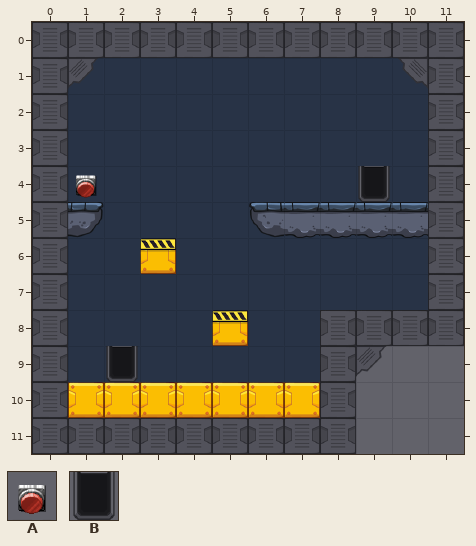
Tiled map, stored at assets/tiles/room003.tmx. Above, as it was before the edit.
Cells are 64x64 px. Shown: x 0..11, y 0..11.
Key: from "jumpruntiles01": A 26, B 107.
Objects are placed by their top-left corner, in cells (3,4 is the top-left corner of cell 3,4); size is 1x1 cell unless given.
Layers that did not change in this view are not listed.
Objects on layer "objects" before:
B "door02" at 9,4
A "btn01" at 1,4
B "door01" at 2,9
After:
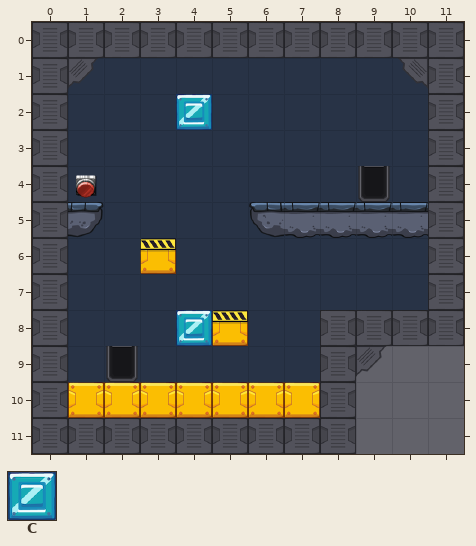
Further tiles: from "jumpruntiles01": C 75.
Change:
Layer "objects":
added: C "crate01" at 4,2
added: C "crate02" at 4,8
Boxes around the changes in both pictures, in picture pixels (x1, y1, x2, y2):
added: (176, 94, 212, 130)
added: (176, 310, 212, 346)
